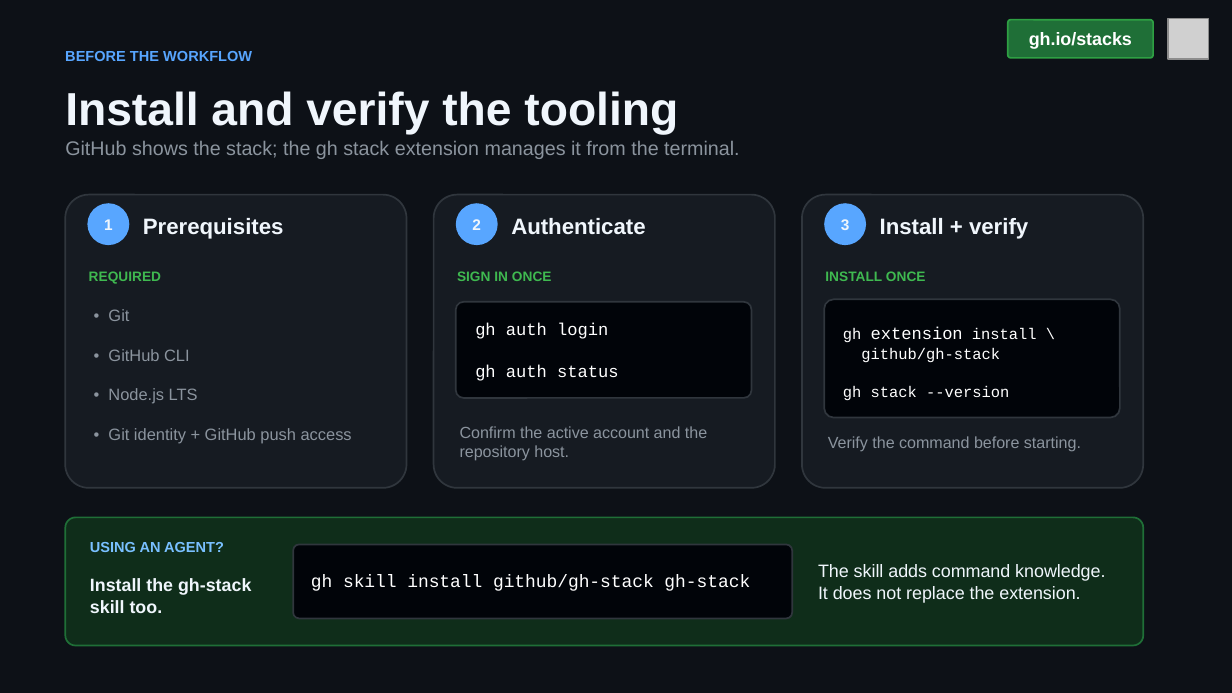
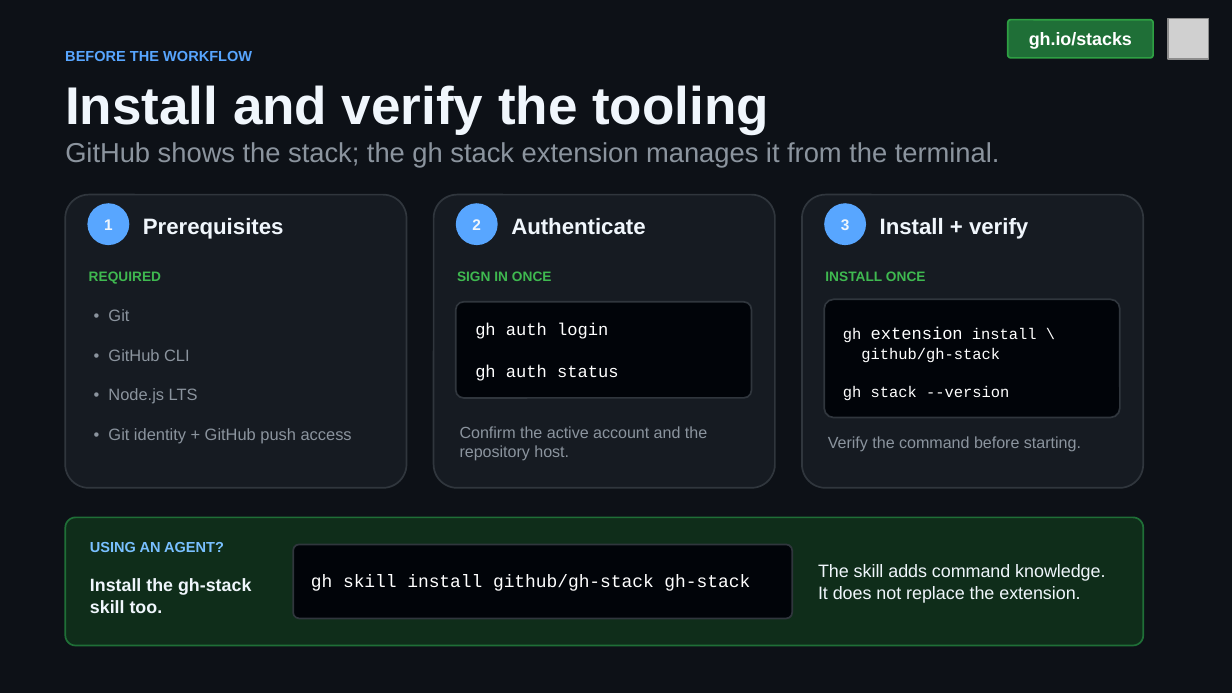
Before and after one commit to DanWahlin/gh-stack-demo, a slide deck: slide 4 of github-stacked-prs.pptx. Drawn at 1232x693 pixels with LibreOffice and Linux fonts; fonts in the diff are those of the drawing; grey boxes stand for pictures. Boxes give left, top, right and bottom in pixels: in the first picture for what was removed or moved away, otherwise in the second. Text is boxed around its words. In the diff, an @@ line names an element or a change of style, - is before the commit and + after.

Commit message:
docs: replace stacked PR presentation

```diff
--- a/github-stacked-prs.pptx
+++ b/github-stacked-prs.pptx
@@ text "Install and verify the tooling" at <box>65,85,769,134</box>: size 27 to 31 pt @@
@@ text "GitHub shows the stack; the ..." at <box>65,142,1000,168</box>: size 11.5 to 16 pt @@
```
Also in this commit, not shown: 3 other slides changed.
